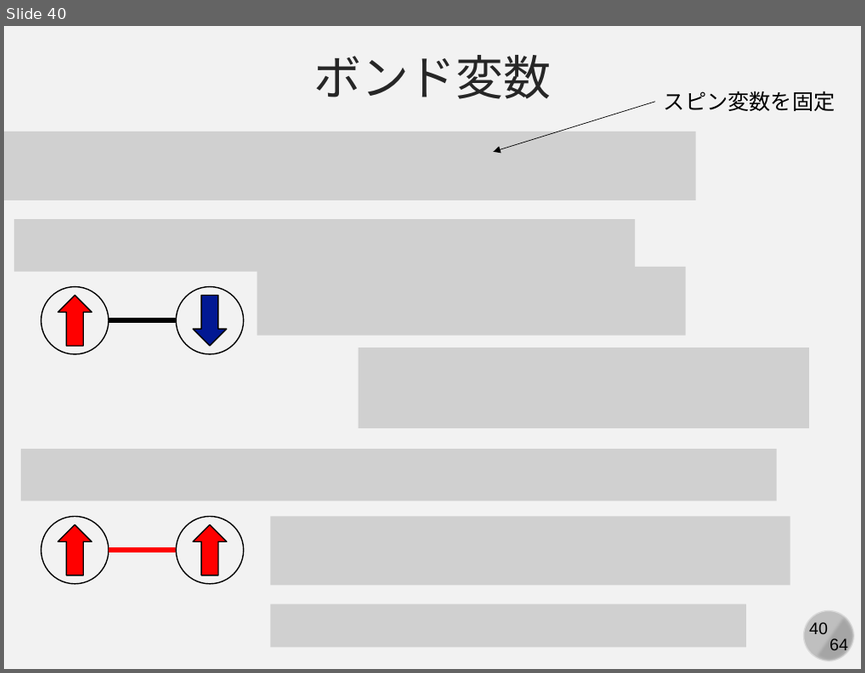
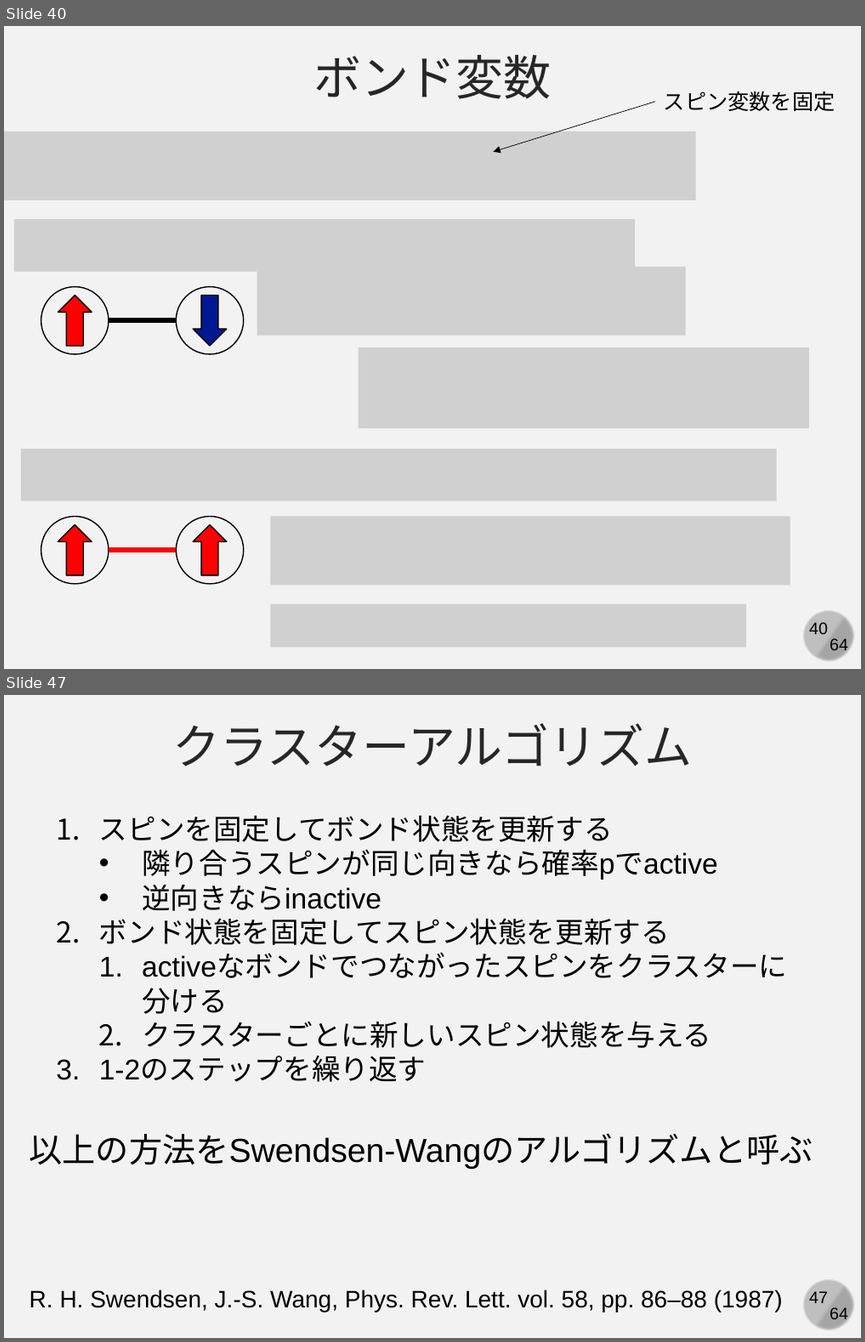
Before and after one commit to kaityo256/simulation_engineering, a slide deck: 04_mc_advanced/simulation04.pptx. Shown one above the other, each under a label of ours: slide 40 before the commit, slides 40 and 47 after it; the slides between them are not shown. The pictures are 865x673 and 865x1342 pixels, drawn with LibreOffice and Linux fonts; fonts in the diff are those of the drawing; grey boxes stand for pictures. Boxes give left, top, right and bottom in pixels: in the first picture for what was removed or moved away, otherwise in the second. Text is boxed around its words. In the diff, an @@ line names an element or a change of style, - is before the commit and + after.

```diff
--- a/04_mc_advanced/simulation04.pptx
+++ b/04_mc_advanced/simulation04.pptx
@@ slide 47 added at (4,695,861,1338), background #F2F2F2; not listed: 4 template elements that a slide beside it also shows @@
@@ text added at (173,723,692,766), 40 pt, text #262626 @@
+クラスターアルゴリズム
@@ text added at (99,815,718,1082), 24 pt, text #000000 @@
+1. スピンを固定してボンド状態を更新する
+  • 隣り合うスピンが同じ向きなら確率pでactive
+  • 逆向きならinactive
+2. ボンド状態を固定してスピン状態を更新する
+  1. activeなボンドでつながったスピンをクラスターに分ける
+  2. クラスターごとに新しいスピン状態を与える
+3. 1-2のステップを繰り返す
@@ text added at (30,1133,813,1168), 28 pt, text #000000 @@
+以上の方法をSwendsen-Wangのアルゴリズムと呼ぶ
@@ text added at (30,1289,783,1311), 20 pt, text #000000 @@
+R. H. Swendsen, J.-S. Wang, Phys. Rev. Lett. vol. 58, pp. 86–88 (1987)
```
Also in this commit, not shown: 1 slide changed, 11 other slides added.
